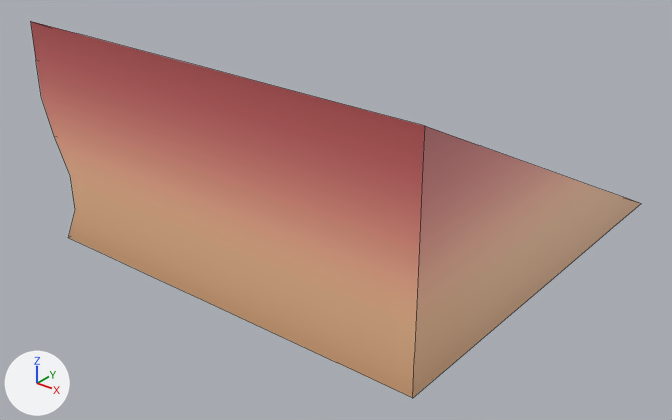
The FBX model Assets/Models/TileSets/Tileset 1/frontHalfRamp3.001.fbx, before and after one commit.
Rendered twice from a 50 mm lens placed at (1.214, -1.604, 0.744), pointed at (0.014, -0.104, -0.186). Lighting does not change. The marker at lower left points along +X, +Y and +Z. Mesh edges are drawn as thin lines. Where no turn or scale is listed for an object, it has been applied to the vertices.

Objects in the first picture: 'frontHalfRamp3.001'.
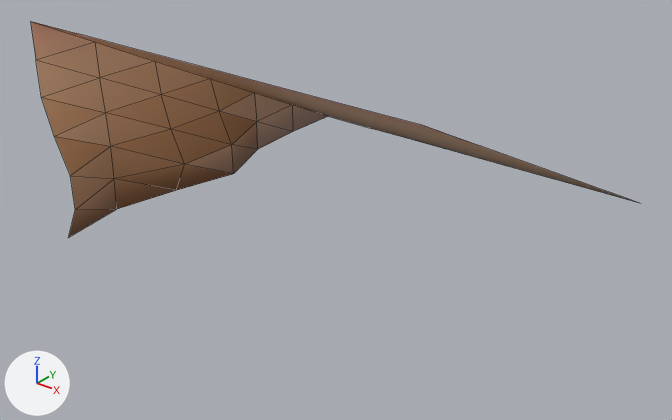
Where the change shows, as pixel boxes [x1, y1, x2, y2] in the pictures (672 x 420 px):
```json
{"object": "frontHalfRamp3.001", "change": "reshaped", "before": [31, 21, 641, 398], "after": [31, 21, 636, 238], "on screen": "42% shorter"}
{"part": 1, "of": "me_cube_054", "change": "deleted", "before": [31, 21, 641, 398]}
{"part": 2, "of": "me_cube_054", "change": "surface changed", "after": [31, 21, 636, 238], "on screen": "brown"}
```

Scene script edits in JSON lines:
```json
{"block": "me_cube_054", "where": "# used by ob_fronthalframp3_001; location = (0.0, 0.0, 0.0)"}
{"op": "remove", "block": "me_cube_054", "code": "me_cube_054.from_pydata(...)  # 61 vertices, 40 faces; spans x -0.5..0.5, y -0.5..0.5, z -0.25..0.25"}
{"op": "add", "block": "me_cube_054", "code": "me_cube_054.from_pydata(...)  # 45 vertices, 37 faces; spans x -0.5..0.5, y -0.5..0.5, z -0.25..0.25"}
{"block": "me_cube_054", "change": "me_cube_054 part 1"}
{"block": "me_cube_054", "change": "16 vertices are removed from x -0.323..0.5, y -0.5..0.333, z -0.25..0.167"}
{"block": "me_cube_054", "change": "3 faces are deleted"}
{"block": "me_cube_054", "change": "me_cube_054 part 2: 37 kept faces spanning x -0.5..0.5, y -0.5..0.5, z -0.25..0.25 get new texture (UV) coordinates"}
```
